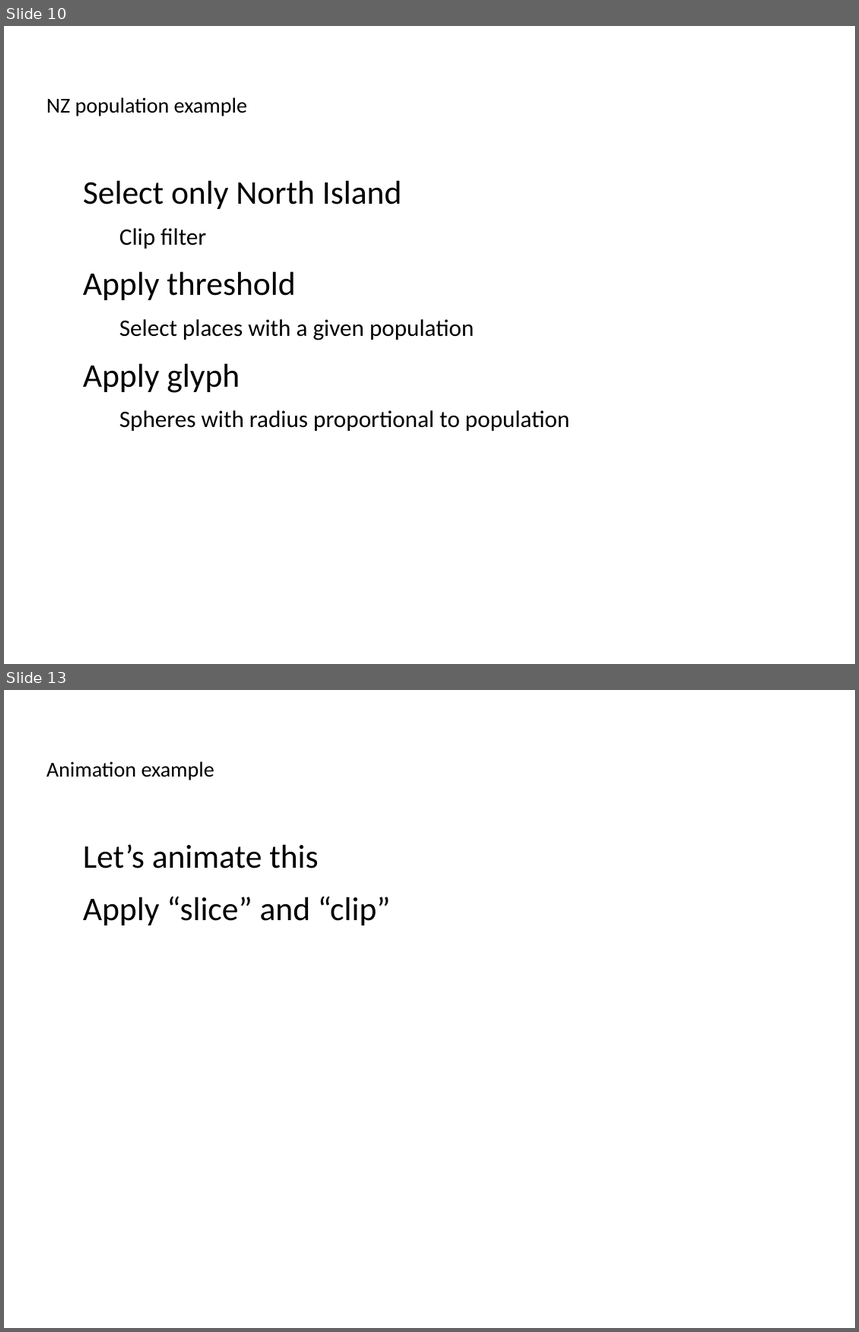
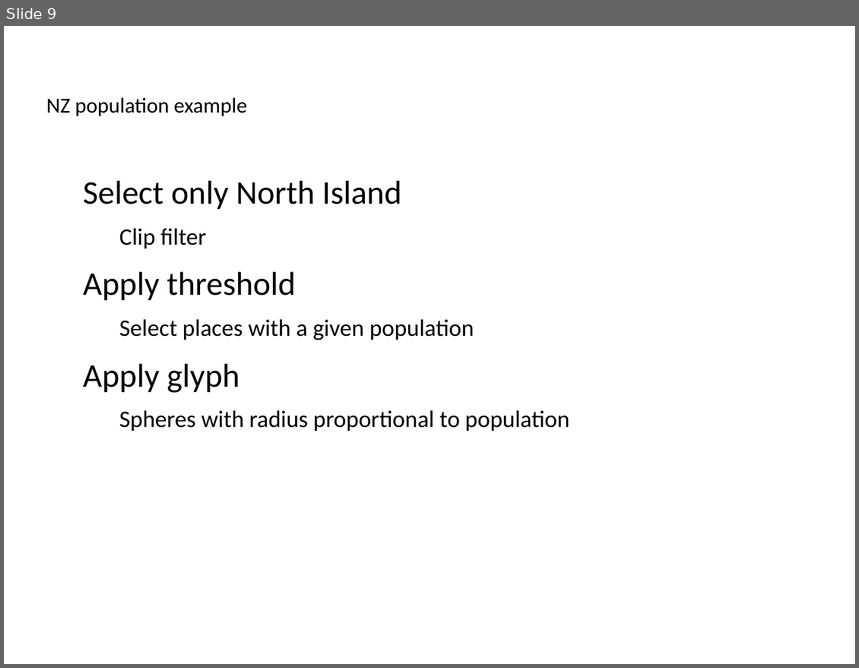
Before and after one commit to ucgmsim/workshops, a slide deck: presentation/slides.odp. Shown one above the other, each under a label of ours: slides 10 and 13 before the commit, slide 9 after it; the slides between them are not shown. The pictures are 859x1332 and 859x668 pixels, drawn with LibreOffice and Linux fonts; fonts in the diff are those of the drawing; background and template pictures are left out. Boxes give left, top, right and bottom in pixels: in the first picture for what was removed or moved away, otherwise in the second. Text is boxed around its words. In the diff, an @@ line names an element or a change of style, - is before the commit and + after.

```diff
--- a/presentation/slides.odp
+++ b/presentation/slides.odp
@@ slide 13 removed at box(4, 690, 855, 1328), background picture (left out) @@
@@ title removed at box(47, 761, 215, 780) @@
-Animation example
@@ text removed at box(83, 844, 391, 926) @@
-● Let’s animate this
-● Apply “slice” and “clip”
@@ what was slide 10 is now slide 9 @@
```
Also in this commit, not shown: 8 slides changed, 2 slides added, 1 other slide removed.
